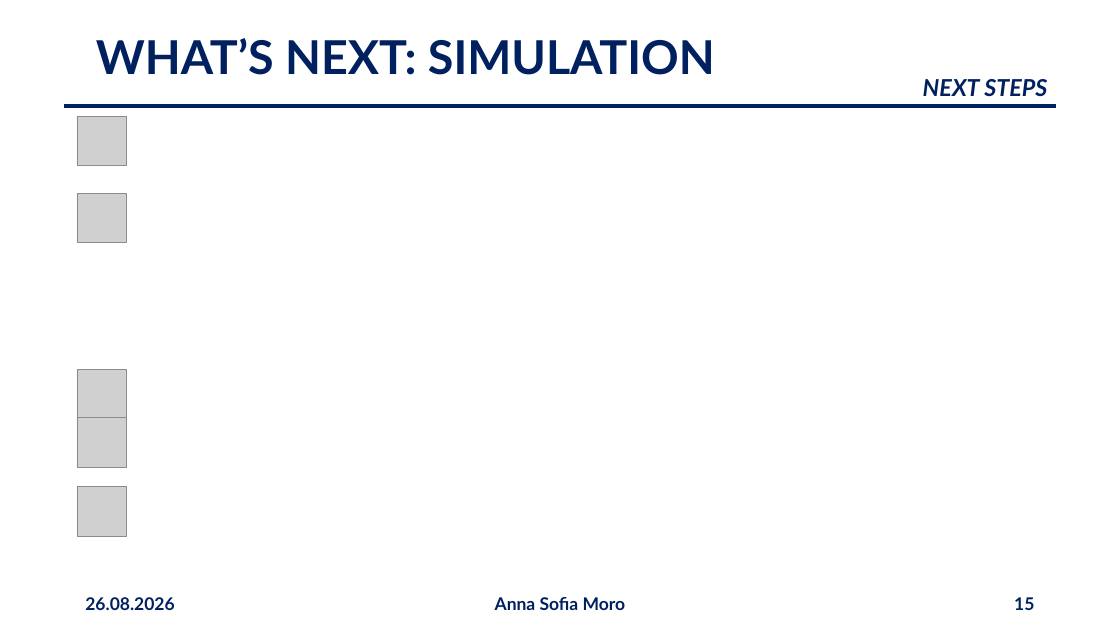
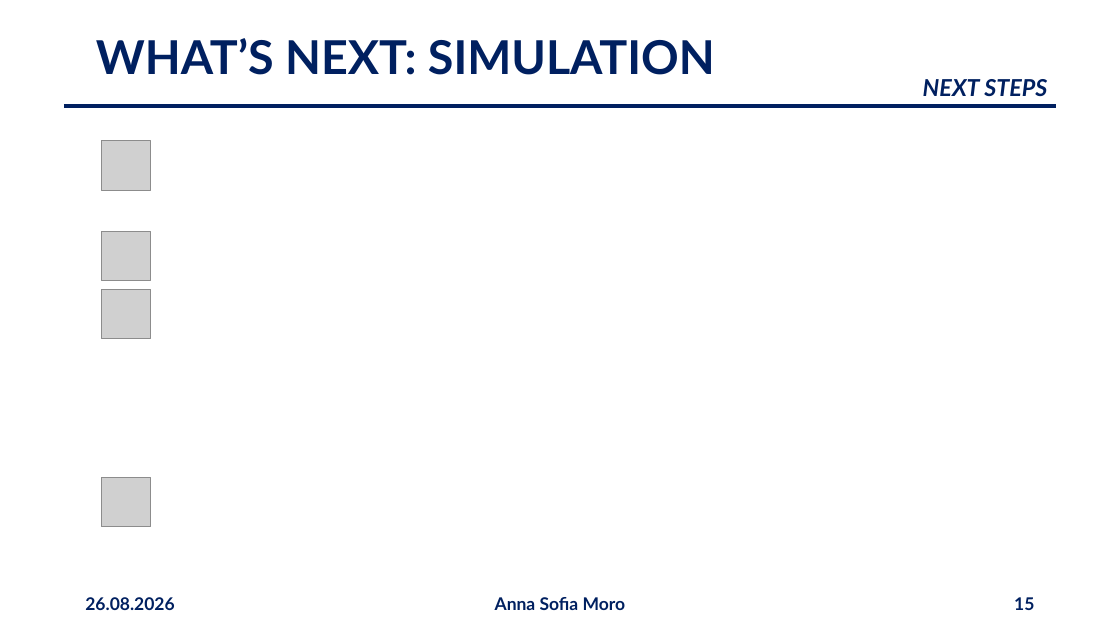
Before and after one commit to annaasofia/tesi, a slide deck: slide 15 of slides/NDC_260826_moro.pptx. Drawn at 1120x630 pixels with LibreOffice and Linux fonts; fonts in the diff are those of the drawing; grey boxes stand for pictures. Boxes give left, top, right and bottom in pixels: in the first picture for what was removed or moved away, otherwise in the second. Text is boxed around its words. In the diff, an @@ line names an element or a change of style, - is before the commit and + after.

```diff
--- a/slides/NDC_260826_moro.pptx
+++ b/slides/NDC_260826_moro.pptx
@@ picture removed at [77, 116, 127, 166] @@
@@ picture added at [101, 141, 150, 191] @@
@@ picture removed at [77, 193, 127, 243] @@
@@ picture added at [101, 231, 150, 281] @@
@@ picture added at [101, 289, 150, 339] @@
@@ picture removed at [77, 370, 127, 419] @@
@@ picture removed at [77, 418, 127, 467] @@
@@ picture: place and size @@
-picture at [77, 486, 127, 536]
+picture at [101, 477, 150, 527]
```
Also in this commit, not shown: 2 other slides changed, 1 other file.
